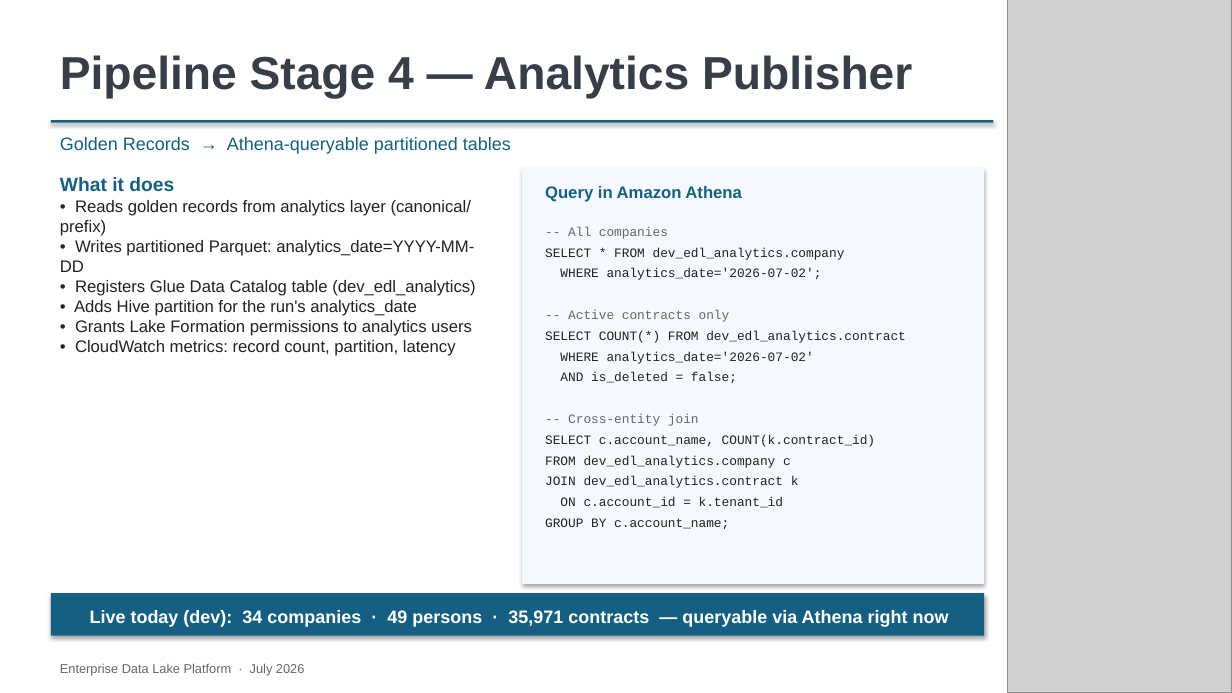
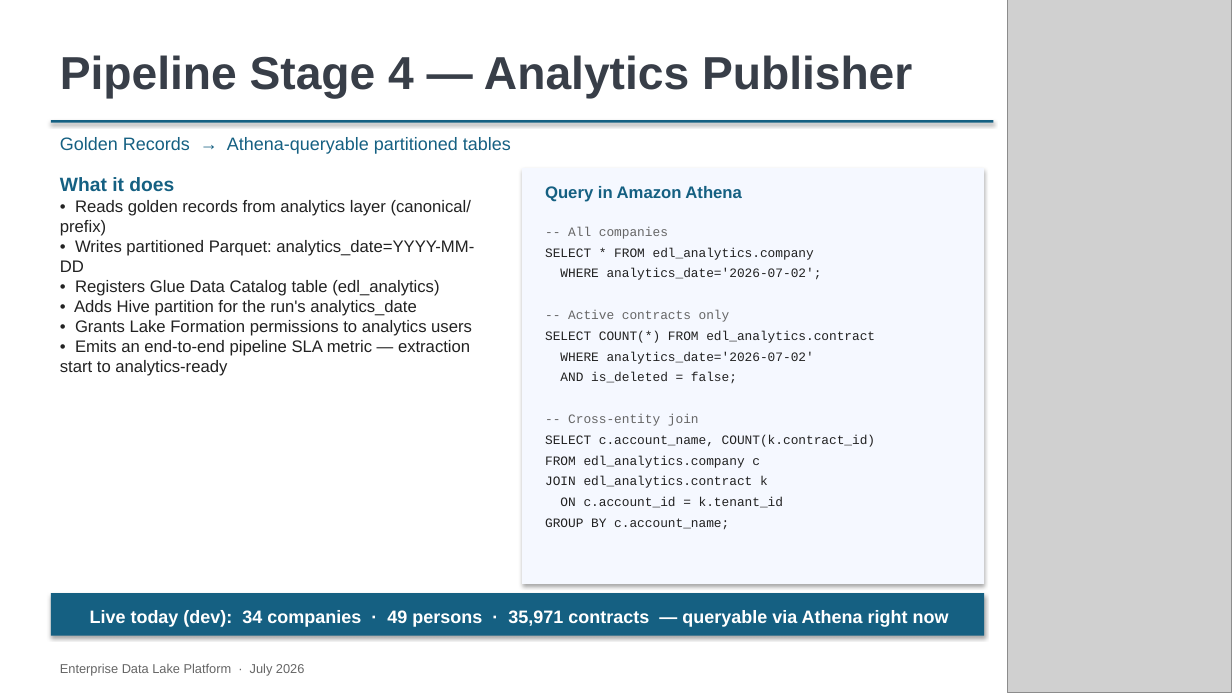
Before and after one commit to deepnarayan-sierradev/DataLake, a slide deck: slide 11 of Enterprise_Data_Lake_Platform_v2.pptx (slide 9 before the commit). Drawn at 1232x693 pixels with LibreOffice and Linux fonts; fonts in the diff are those of the drawing; grey boxes stand for pictures. Boxes give left, top, right and bottom in pixels: in the first picture for what was removed or moved away, otherwise in the second. Text is boxed around its words. In the diff, an @@ line names an element or a change of style, - is before the commit and + after.

```diff
--- a/Enterprise_Data_Lake_Platform_v2.pptx
+++ b/Enterprise_Data_Lake_Platform_v2.pptx
@@ text at <box>545,247,814,260</box>: text changed @@
-SELECT * FROM dev_edl_analytics.company
+SELECT * FROM edl_analytics.company
@@ text at <box>75,280,439,296</box>: text changed @@
-• Registers Glue Data Catalog table (dev_edl_analytics)
+• Registers Glue Data Catalog table (edl_analytics)
@@ text at <box>60,340,470,376</box>: text changed @@
-• CloudWatch metrics: record count, partition, latency
+• Emits an end-to-end pipeline SLA metric — extraction start to analytics-ready
@@ text at <box>545,331,875,343</box>: text changed @@
-SELECT COUNT(*) FROM dev_edl_analytics.contract
+SELECT COUNT(*) FROM edl_analytics.contract
@@ text at <box>545,455,760,468</box>: text changed @@
-FROM dev_edl_analytics.company c
+FROM edl_analytics.company c
@@ text at <box>545,476,768,488</box>: text changed @@
-JOIN dev_edl_analytics.contract k
+JOIN edl_analytics.contract k
```
Also in this commit, not shown: 15 other slides changed, 2 slides added, 58 other files.
